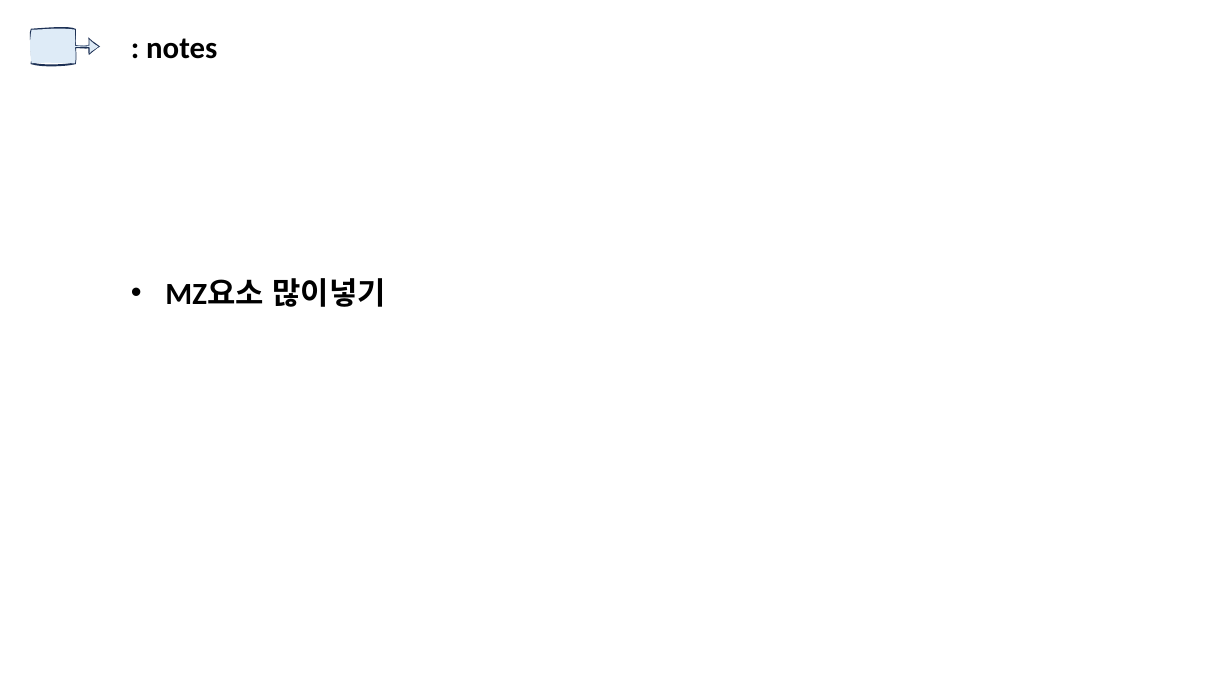
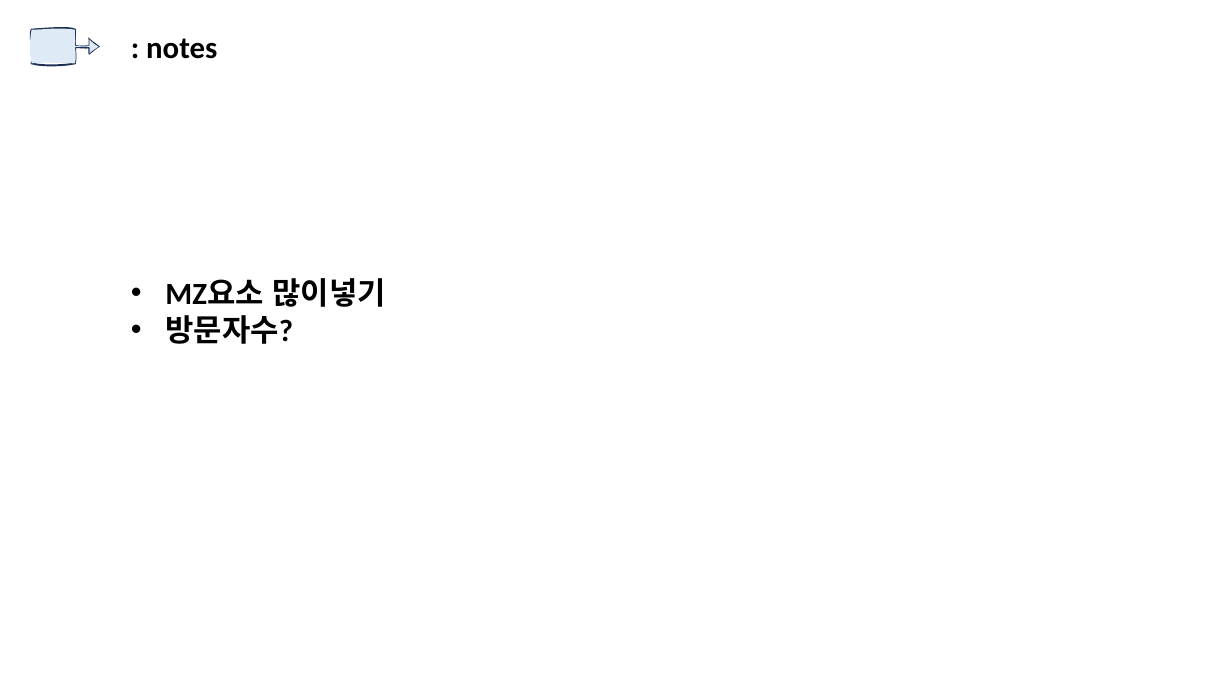
Before and after one commit to haebin827/hiphop-album-review-kr, a slide deck: slide 1 of viewDesignSketches.pptx. Drawn at 1232x693 pixels with LibreOffice and Linux fonts; fonts in the diff are those of the drawing; background and template pictures are left out. Boxes give left, top, right and bottom in pixels: in the first picture for what was removed or moved away, otherwise in the second. Text is boxed around its words. In the diff, an @@ line names an element or a change of style, - is before the commit and + after.

```diff
--- a/viewDesignSketches.pptx
+++ b/viewDesignSketches.pptx
@@ text at box(165, 315, 293, 344): paragraph added @@
+• 방문자수?
```
Also in this commit, not shown: 50 other files.
